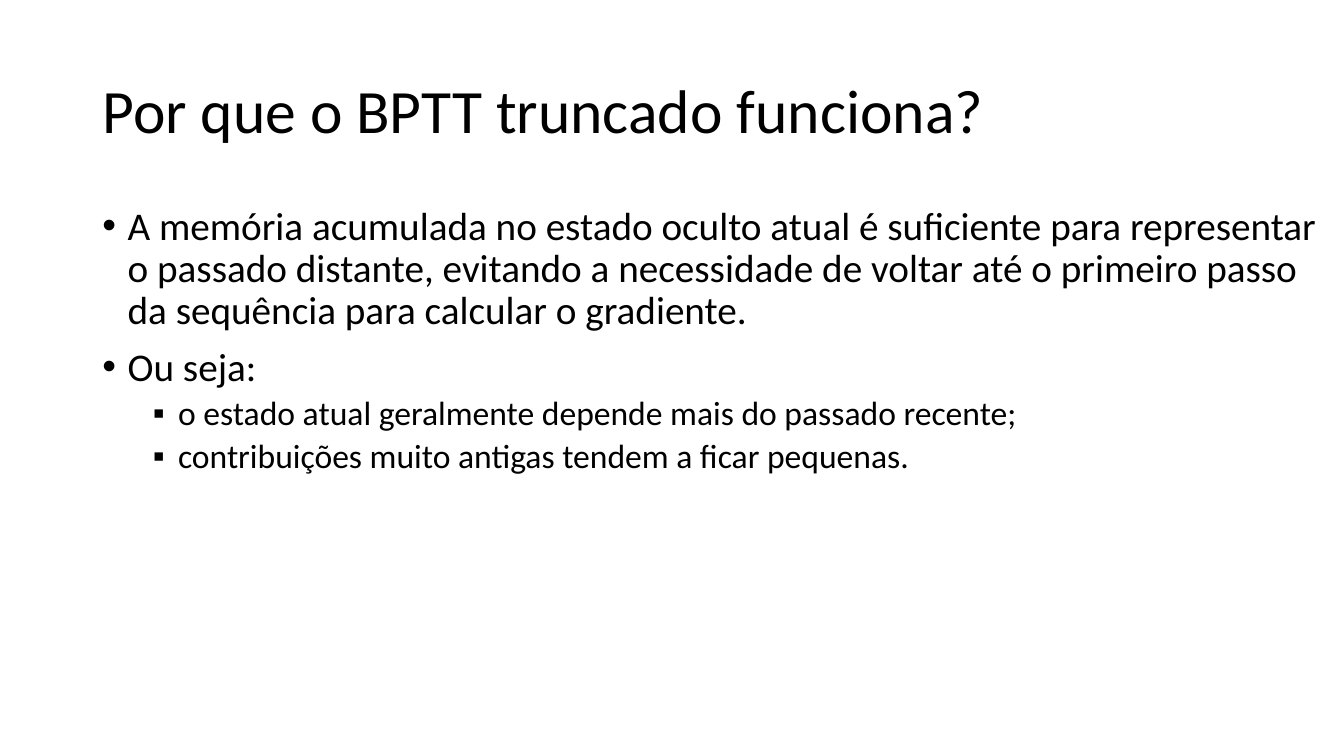
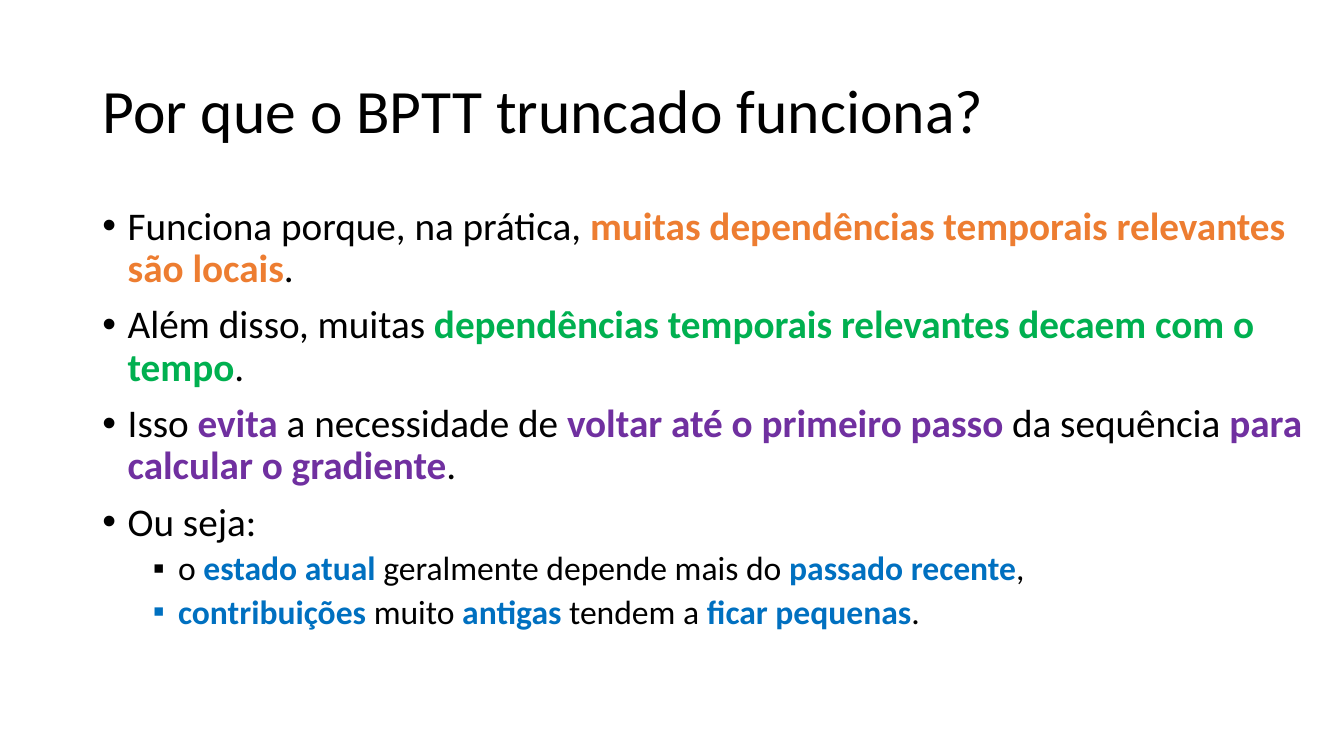
Before and after one commit to zz4fap/c24_inteligencia_artificial, a slide deck: slide 25 of slides/C24_RNN.pptx. Drawn at 1344x756 pixels with LibreOffice and Linux fonts; fonts in the diff are those of the drawing. Boxes give left, top, right and bottom in pixels: in the first picture for what was removed or moved away, otherwise in the second. Text is boxed around its words. In the diff, an @@ line names an element or a change of style, - is before the commit and + after.

Commit message:
update of slides

```diff
--- a/slides/C24_RNN.pptx
+++ b/slides/C24_RNN.pptx
@@ text at [128, 212, 1302, 486]: text changed; bold on @@
-• A memória acumulada no estado oculto atual é suficiente para representar o passado distante, evitando a necessidade de voltar até o primeiro passo da sequência para calcular o gradiente.
+• Funciona porque, na prática, muitas dependências temporais relevantes são locais.
+• Além disso, muitas dependências temporais relevantes decaem com o tempo.
+• Isso evita a necessidade de voltar até o primeiro passo da sequência para calcular o gradiente.
@@ text at [178, 556, 1025, 586]: text changed @@
-  ▪ o estado atual geralmente depende mais do passado recente;
+  ▪ o estado atual geralmente depende mais do passado recente,
@@ text at [178, 600, 919, 630]: text colour #000000 to #0070C0, bold on in "contribuições antigas ficar pequenas." @@
```
Also in this commit, not shown: 12 other slides changed, 2 slides added, 2 other files.
